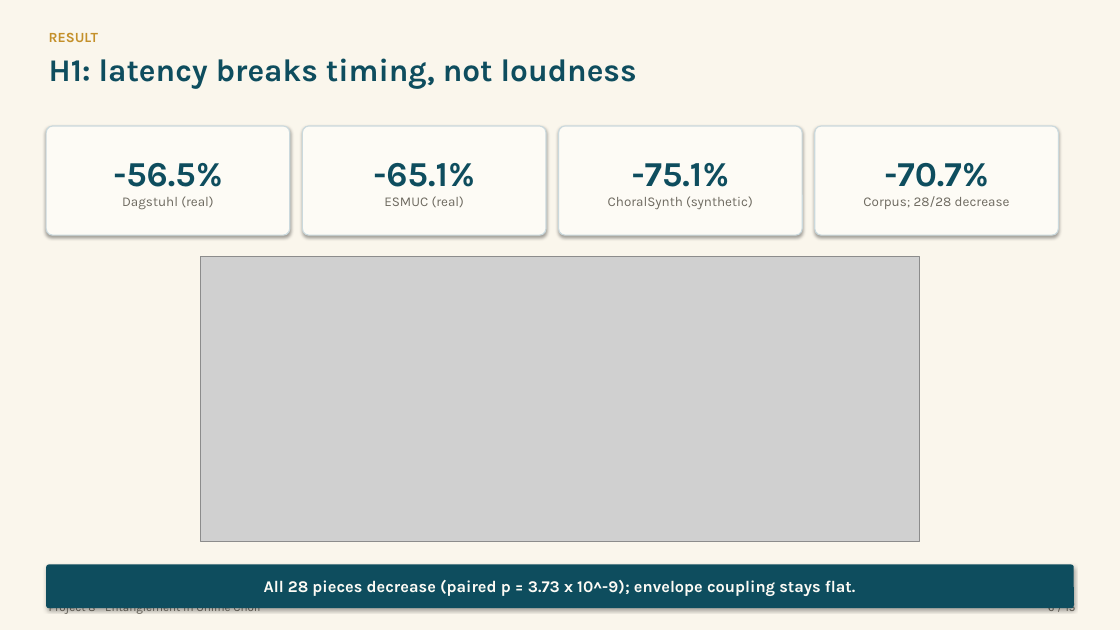
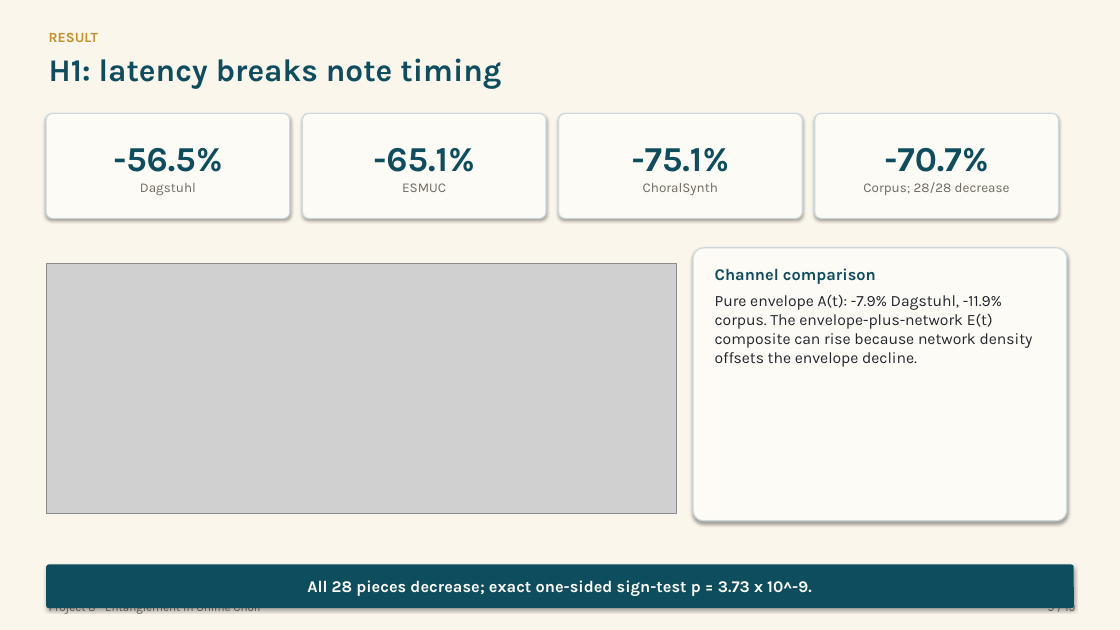
Before and after one commit to Zuraiz270/networked-choir-entanglement, a slide deck: slide 9 of output/jul23_final_presentation.pptx (slide 6 before the commit). Drawn at 1120x630 pixels with LibreOffice and Linux fonts; fonts in the diff are those of the drawing; grey boxes stand for pictures. Boxes give left, top, right and bottom in pixels: in the first picture for what was removed or moved away, otherwise in the second. Text is boxed around its words. In the diff, an @@ line names an element or a change of style, - is before the commit and + after.

```diff
--- a/output/jul23_final_presentation.pptx
+++ b/output/jul23_final_presentation.pptx
@@ text at (49,58,501,89): text changed @@
-H1: latency breaks timing, not loudness
+H1: latency breaks note timing
@@ rounded rectangle "-56.5%": place and size @@
-rounded rectangle "-56.5%" at (46,126,290,235)
+rounded rectangle "-56.5%" at (46,113,290,218)
@@ rounded rectangle "-65.1%": place and size @@
-rounded rectangle "-65.1%" at (302,126,546,235)
+rounded rectangle "-65.1%" at (302,113,546,218)
@@ rounded rectangle "-75.1%": place and size @@
-rounded rectangle "-75.1%" at (559,126,802,235)
+rounded rectangle "-75.1%" at (559,113,802,218)
@@ rounded rectangle "-70.7%": place and size @@
-rounded rectangle "-70.7%" at (815,126,1059,235)
+rounded rectangle "-70.7%" at (815,113,1059,218)
@@ text in rounded rectangle at (140,183,196,195): text changed @@
-Dagstuhl (real)
+Dagstuhl
@@ text in rounded rectangle at (402,183,446,192): text changed @@
-ESMUC (real)
+ESMUC
@@ text in rounded rectangle at (643,183,718,195): text changed @@
-ChoralSynth (synthetic)
+ChoralSynth
@@ picture: place and size @@
-picture at (201,256,919,542)
+picture at (46,263,676,513)
@@ rounded rectangle added at (693,248,1067,521), fill #FDFBF5, outline #CBD9DD 1 pt, 13.5 pt, text #24262E @@
+Channel comparison
+Pure envelope A(t): -7.9% Dagstuhl, -11.9% corpus. The envelope-plus-network E(t) composite can rise because network density offsets the envelope decline.
@@ text in rounded rectangle at (307,580,812,596): text changed @@
-All 28 pieces decrease (paired p = 3.73 x 10^-9); envelope coupling stays flat.
+All 28 pieces decrease; exact one-sided sign-test p = 3.73 x 10^-9.
```
Also in this commit, not shown: 8 other slides changed, 10 slides added, 6 slides removed, 18 other files.
